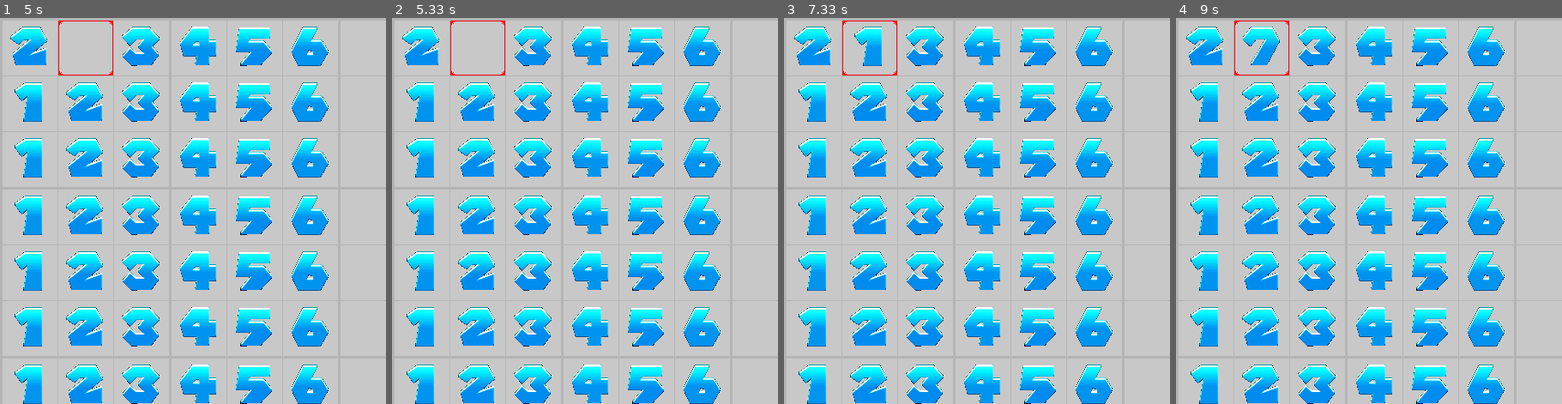
Above: before the commit, frames 1-4 (left to right).
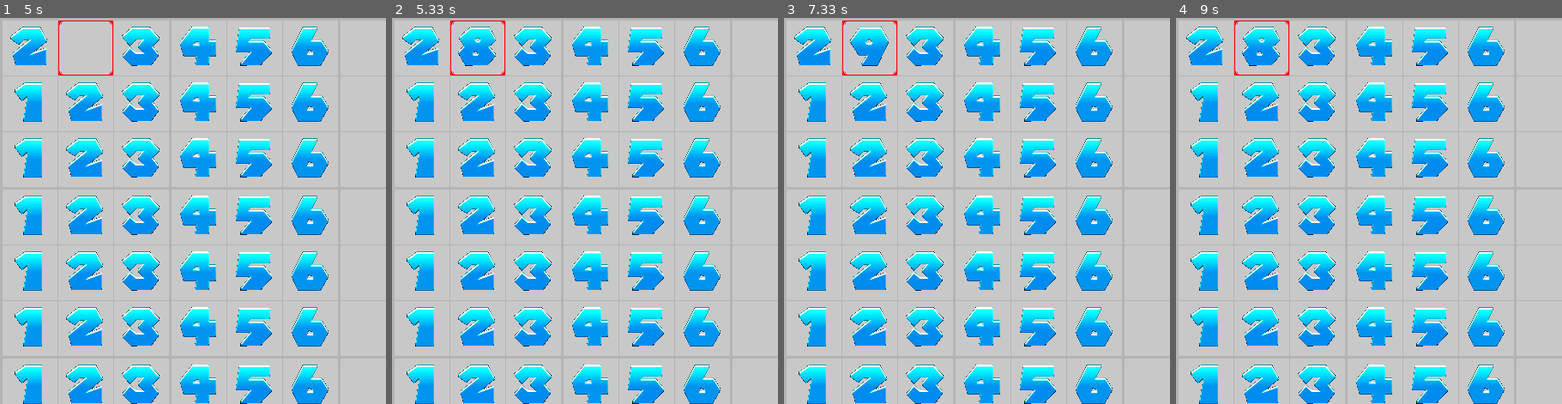
Above: after the commit, the same moments.

Repository: lexi-h/mysudoku-pygame
Game: pygame game, started from sudoku-main.py
Two runs of this game, one before a commit and one after it. Both use one fixed random seed, a clock stepped at 60 frames per second and the inputs below.
Inputs:
- Up to frame 1 (5 s): tap 2 at 0.33 s; hold Right 0.67-1.13 s; tap 5 at 1.17 s; hold 0 1.5-1.8 s; hold Up 1.5-1.8 s; tap 1 at 1.83 s; tap 6 at 2.17 s; hold 3 2.5-2.8 s; hold Up 2.5-2.8 s; tap 4 at 2.83 s; tap 7 at 3.17 s; hold 8 3.5-3.8 s; hold Up 3.5-3.8 s; hold 9 3.83-4.13 s; hold Up 3.83-4.13 s; tap 8 at 4.17 s; hold 1 4.5-4.8 s; hold Up 4.5-4.8 s; tap 0 at 4.83 s
- Up to frame 2 (5.33 s): tap 8 at 5.17 s
- Up to frame 3 (7.33 s): hold 2 5.5-5.8 s; hold Up 5.5-5.8 s; tap 3 at 5.83 s; tap 9 at 6.17, 7.17 s; hold 4 6.5-6.8 s; hold Up 6.5-6.8 s; tap 1 at 6.83 s
- Up to frame 4 (9 s): hold 5 7.5-7.8 s; hold Up 7.5-7.8 s; hold 6 7.83-8.13 s; hold Up 7.83-8.13 s; tap 5 at 8.17 s; hold 7 8.5-8.8 s; hold Up 8.5-8.8 s; hold 8 from 8.83 s (still down); hold Up from 8.83 s (still down)
The pictures show only the part of the screen within x 0-50%, y 0-50%; the shares and areas given below are measured in that part.

Frame 1 is identical in both runs. In frame 2, 0.8% of the frame differs, in the area x 17-27%, y 2-13%; in frame 3, 0.3%; in frame 4, 0.4%.

Commit message:
Adding gamemodes so i can have a titlescreen
also added numpad support

Diff:
--- a/sudoku-main.py
+++ b/sudoku-main.py
@@ -174,72 +174,91 @@
         text = font.render("Sudoku Gaming :)", True, (10,10,10))
         textpos = text.get_rect(centerx=background.get_width() / 2, y=10)
 
+    gamemode = 3
     clock = pygame.time.Clock()
 
     gamelooprunning = True
     while gamelooprunning:
         clock.tick(60)
+
+        #########
+        # GAMEMODES
+        # 0 = Title Screen
+        # 1 = Menus
+        # 2 = Sudoku Setup
+        # 3 = Sudoku Game
+        # 4 = Sudoku Pause?
+        #########
+
+        # TITLE SCREEN
+        if gamemode == 0:
+            pass
+            # display title screen until player presses enter
+
+
+        # SUDOKU GAME
+        if gamemode == 3:
         #########
         # inputs and event handling
         #########
-        for event in pygame.event.get():
-            #print(event)
-            #if event.type == pygame.KeyDown:
-            if event.type == pygame.QUIT:
-                gamelooprunning=False
-            elif event.type == pygame.KEYDOWN and event.key == pygame.K_ESCAPE:
-                gamelooprunning=False
-
-            #this is cursed but idk how to be smart
-            elif event.type == pygame.KEYDOWN and event.key == pygame.K_0:
-                board.modify_tile(-1)
-            elif event.type == pygame.KEYDOWN and event.key == pygame.K_1:
-                board.modify_tile(1)
-            elif event.type == pygame.KEYDOWN and event.key == pygame.K_2:
-                board.modify_tile(2)
-            elif event.type == pygame.KEYDOWN and event.key == pygame.K_3:
-                board.modify_tile(3)
-            elif event.type == pygame.KEYDOWN and event.key == pygame.K_4:
-                board.modify_tile(4)
-            elif event.type == pygame.KEYDOWN and event.key == pygame.K_5:
-                board.modify_tile(5)
-            elif event.type == pygame.KEYDOWN and event.key == pygame.K_6:
-                board.modify_tile(6)
-            elif event.type == pygame.KEYDOWN and event.key == pygame.K_7:
-                board.modify_tile(7)
-            elif event.type == pygame.KEYDOWN and event.key == pygame.K_8:
-                board.modify_tile(8)
-            elif event.type == pygame.KEYDOWN and event.key == pygame.K_9:
-                board.modify_tile(9)
-
-            elif event.type == pygame.KEYDOWN and event.key == pygame.K_DOWN:
-                board.move_cursor(0, 1)
-            elif event.type == pygame.KEYDOWN and event.key == pygame.K_UP:
-                board.move_cursor(0, -1)
-            elif event.type == pygame.KEYDOWN and event.key == pygame.K_RIGHT:
-                board.move_cursor(1, 0)
-            elif event.type == pygame.KEYDOWN and event.key == pygame.K_LEFT:
-                board.move_cursor(-1, 0)
-
-        #########
-        # draw
-        #########
-        background = pygame.Surface(screen.get_size())
-        background = background.convert()
-        background.fill(black)
-        #screen.fill(black)
-
-        background.blit(text, textpos)
-
-        #allsprites.update()
-
-        screen.blit(background, (0,0))
-
-        board.draw(screen)
-        #allsprites.draw(screen)
-        pygame.display.flip()
-
-        #board.print_board()
+            for event in pygame.event.get():
+                #print(event)
+                #if event.type == pygame.KeyDown:
+                if event.type == pygame.QUIT:
+                    gamelooprunning=False
+                elif event.type == pygame.KEYDOWN and event.key == pygame.K_ESCAPE:
+                    gamelooprunning=False
+
+                #this is cursed but idk how to be smart
+                elif event.type == pygame.KEYDOWN and (event.key == pygame.K_0 or event.key == pygame.K_KP0):
+                    board.modify_tile(-1)
+                elif event.type == pygame.KEYDOWN and (event.key == pygame.K_1 or event.key == pygame.K_KP1):
+                    board.modify_tile(1)
+                elif event.type == pygame.KEYDOWN and (event.key == pygame.K_2 or event.key == pygame.K_KP2):
+                    board.modify_tile(2)
+                elif event.type == pygame.KEYDOWN and (event.key == pygame.K_3 or event.key == pygame.K_KP3):
+                    board.modify_tile(3)
+                elif event.type == pygame.KEYDOWN and (event.key == pygame.K_4 or event.key == pygame.K_KP4):
+                    board.modify_tile(4)
+                elif event.type == pygame.KEYDOWN and (event.key == pygame.K_5 or event.key == pygame.K_KP5):
+                    board.modify_tile(5)
+                elif event.type == pygame.KEYDOWN and (event.key == pygame.K_6 or event.key == pygame.K_KP6):
+                    board.modify_tile(6)
+                elif event.type == pygame.KEYDOWN and (event.key == pygame.K_7 or event.key == pygame.K_KP7):
+                    board.modify_tile(7)
+                elif event.type == pygame.KEYDOWN and (event.key == pygame.K_8 or event.key == pygame.K_KP8):
+                    board.modify_tile(8)
+                elif event.type == pygame.KEYDOWN and (event.key == pygame.K_9 or event.key == pygame.K_KP9):
+                    board.modify_tile(9)
+
+                elif event.type == pygame.KEYDOWN and event.key == pygame.K_DOWN:
+                    board.move_cursor(0, 1)
+                elif event.type == pygame.KEYDOWN and event.key == pygame.K_UP:
+                    board.move_cursor(0, -1)
+                elif event.type == pygame.KEYDOWN and event.key == pygame.K_RIGHT:
+                    board.move_cursor(1, 0)
+                elif event.type == pygame.KEYDOWN and event.key == pygame.K_LEFT:
+                    board.move_cursor(-1, 0)
+
+            #########
+            # draw
+            #########
+            background = pygame.Surface(screen.get_size())
+            background = background.convert()
+            background.fill(black)
+            #screen.fill(black)
+
+            background.blit(text, textpos)
+
+            #allsprites.update()
+
+            screen.blit(background, (0,0))
+
+            board.draw(screen)
+            #allsprites.draw(screen)
+            pygame.display.flip()
+
+            #board.print_board()
 
     pygame.quit()
 
